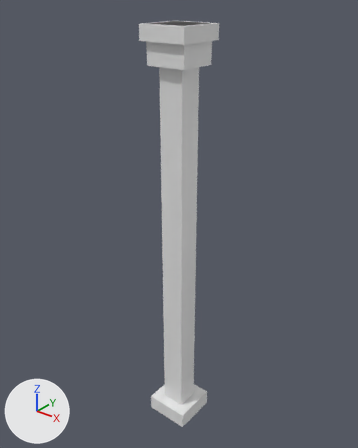
One commit to the glTF model assets/source/infrastructure/directorate/conveyors/models/support_light_tier1/structural_intact_lod2.glb: the scene before it, then after it.
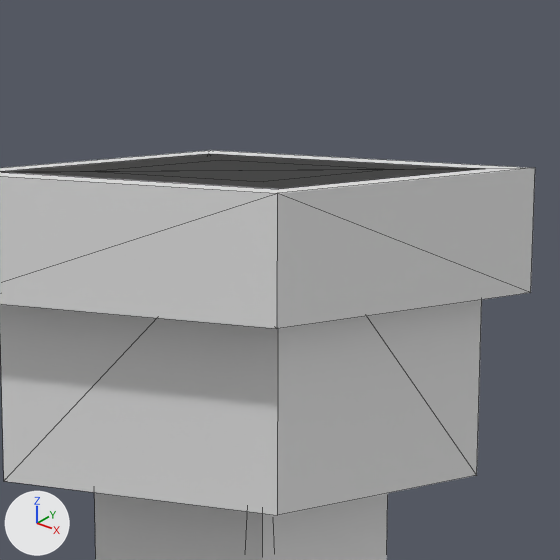
Old and new are each drawn whole from a 50 mm lens placed at (0.2596, -0.3249, 0.4281), pointed at (-0.0066, 0.0079, 0.2217) and again close up on the part from 41% to 62% of the width and 0% to 17% of the height. Lighting does not change. The marker at lower left points along +X, +Y and +Z. The older version's two pictures come first. The close-ups show mesh edges as thin lines. Vertices at exactly the same position are counted once.

Objects in the first close-up: 'structural_intact_lod2'.
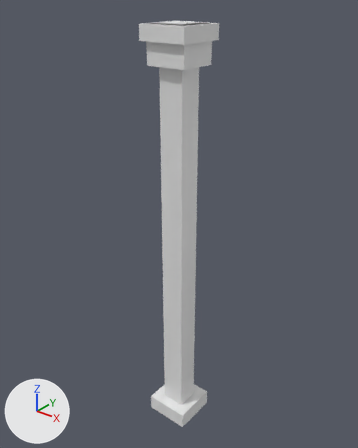
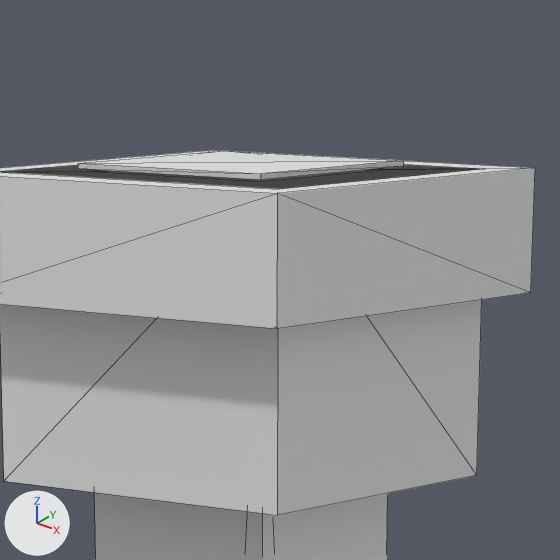
Edits to the bpy script that builds the scene:
```text
Change me_structural_intact_lod2:
    used by ob_structural_intact_lod2; location = (0.0, 0.0, 0.0)
    remove me_structural_intact_lod2.from_pydata(...)  # 32 vertices, 48 faces; spans x -0.022..0.022, y -0.022..0.022, z 0.0..0.4
    add me_structural_intact_lod2.from_pydata(...)  # 40 vertices, 60 faces; spans x -0.022..0.022, y -0.022..0.022, z 0.0..0.401
    me_structural_intact_lod2 part 1: a new loose piece, a box spanning x -0.01222..0.01222, y -0.01222..0.01222, z 0.40028..0.40083
```

Where the change shows, as pixel boxes [x1, y1, x2, y2] in the close-ups (560 x 560 px):
part 1 of me_structural_intact_lod2, added: after [78, 151, 404, 180]
